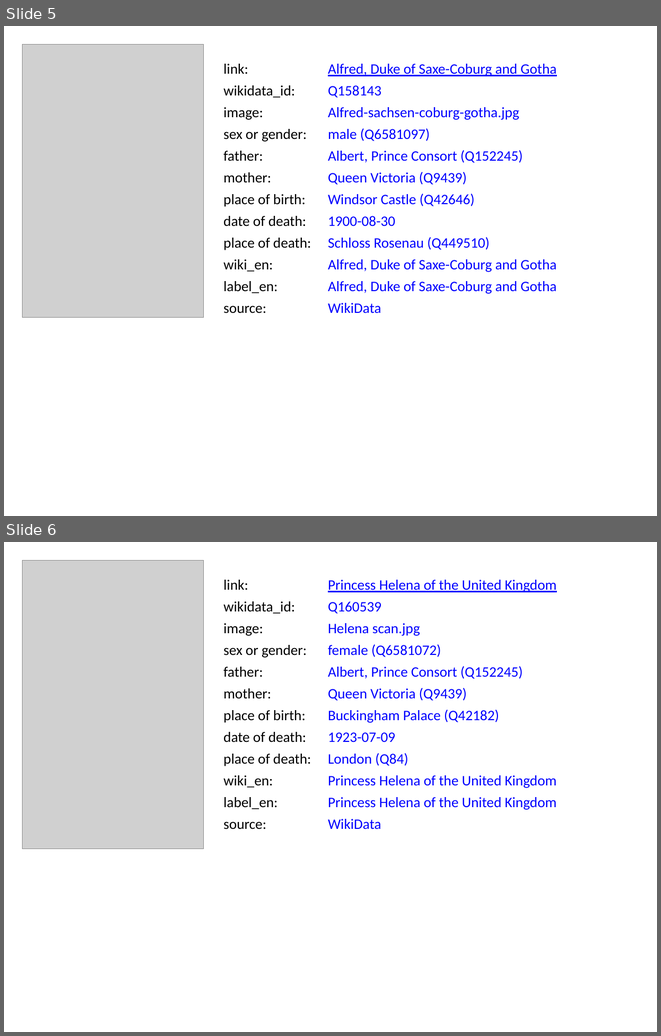
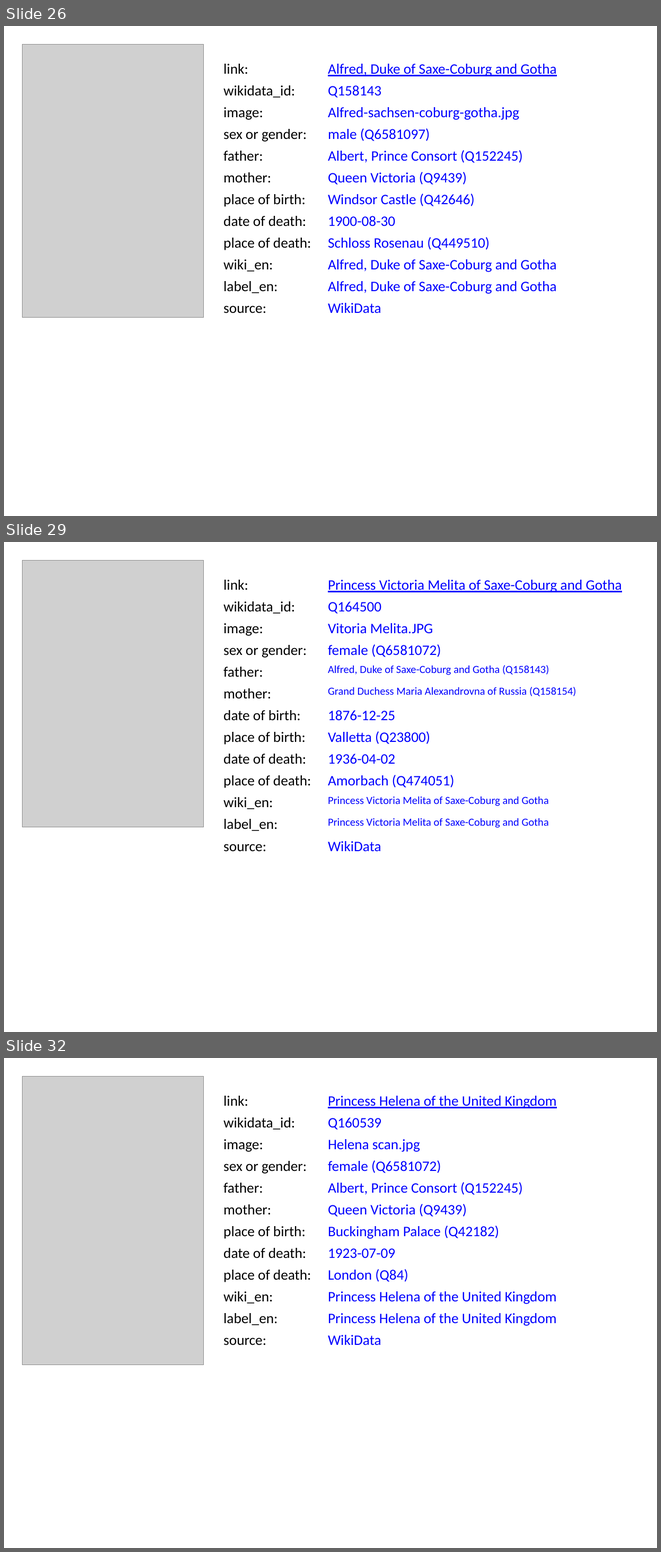
Before and after one commit to BITPlan/com.bitplan.simplegraph, a slide deck: simplegraph-powerpoint/QueenVictoria.pptx. Shown one above the other, each under a label of ours: slides 5 and 6 before the commit, slides 26, 29 and 32 after it; the slides between them are not shown. The pictures are 661x1036 and 661x1552 pixels, drawn with LibreOffice and Linux fonts; fonts in the diff are those of the drawing; grey boxes stand for pictures. Boxes give left, top, right and bottom in pixels: in the first picture for what was removed or moved away, otherwise in the second. Text is boxed around its words. In the diff, an @@ line names an element or a change of style, - is before the commit and + after.

```diff
--- a/simplegraph-powerpoint/QueenVictoria.pptx
+++ b/simplegraph-powerpoint/QueenVictoria.pptx
@@ slide 29 added at (4, 542, 657, 1032), background #FFFFFF @@
@@ picture added at (22, 560, 204, 827) @@
@@ text added at (223, 580, 248, 590), 16 pt, text #000000 @@
+link:
@@ text added at (328, 580, 622, 592), 16 pt, text #0000FF, underline @@
+Princess Victoria Melita of Saxe-Coburg and Gotha
@@ text added at (223, 601, 295, 614), 16 pt, text #000000 @@
+wikidata_id:
@@ text added at (328, 601, 381, 614), 16 pt, text #0000FF @@
+Q164500
@@ text added at (223, 623, 263, 636), 16 pt, text #000000 @@
+image:
@@ text added at (328, 623, 433, 634), 16 pt, text #0000FF @@
+Vitoria Melita.JPG
@@ text added at (223, 645, 307, 658), 16 pt, text #000000 @@
+sex or gender:
@@ text added at (328, 644, 441, 657), 16 pt, text #0000FF @@
+female (Q6581072)
@@ text added at (223, 667, 263, 677), 16 pt, text #000000 @@
+father:
@@ text added at (328, 665, 549, 675), 12 pt, text #0000FF @@
+Alfred, Duke of Saxe-Coburg and Gotha (Q158143)
@@ text added at (223, 688, 271, 698), 16 pt, text #000000 @@
+mother:
@@ text added at (328, 687, 576, 696), 12 pt, text #0000FF @@
+Grand Duchess Maria Alexandrovna of Russia (Q158154)
@@ text added at (223, 710, 301, 721), 16 pt, text #000000 @@
+date of birth:
@@ text added at (328, 710, 395, 721), 16 pt, text #0000FF @@
+1876-12-25
@@ text added at (223, 732, 306, 744), 16 pt, text #000000 @@
+place of birth:
@@ text added at (328, 731, 430, 744), 16 pt, text #0000FF @@
+Valletta (Q23800)
@@ text added at (223, 753, 306, 764), 16 pt, text #000000 @@
+date of death:
@@ text added at (328, 753, 395, 764), 16 pt, text #0000FF @@
+1936-04-02
@@ text added at (223, 775, 311, 788), 16 pt, text #000000 @@
+place of death:
@@ text added at (328, 775, 454, 787), 16 pt, text #0000FF @@
+Amorbach (Q474051)
@@ text added at (328, 796, 549, 806), 12 pt, text #0000FF @@
+Princess Victoria Melita of Saxe-Coburg and Gotha
@@ text added at (223, 797, 273, 809), 16 pt, text #000000 @@
+wiki_en:
@@ text added at (223, 819, 277, 831), 16 pt, text #000000 @@
+label_en:
@@ text added at (328, 818, 549, 828), 12 pt, text #0000FF @@
+Princess Victoria Melita of Saxe-Coburg and Gotha
@@ text added at (223, 844, 266, 852), 16 pt, text #000000 @@
+source:
@@ text added at (328, 841, 381, 852), 16 pt, text #0000FF @@
+WikiData
@@ what was slide 5 is now slide 26 @@
@@ what was slide 6 is now slide 32 @@
```
Also in this commit, not shown: 38 other slides added, 19 other files.
